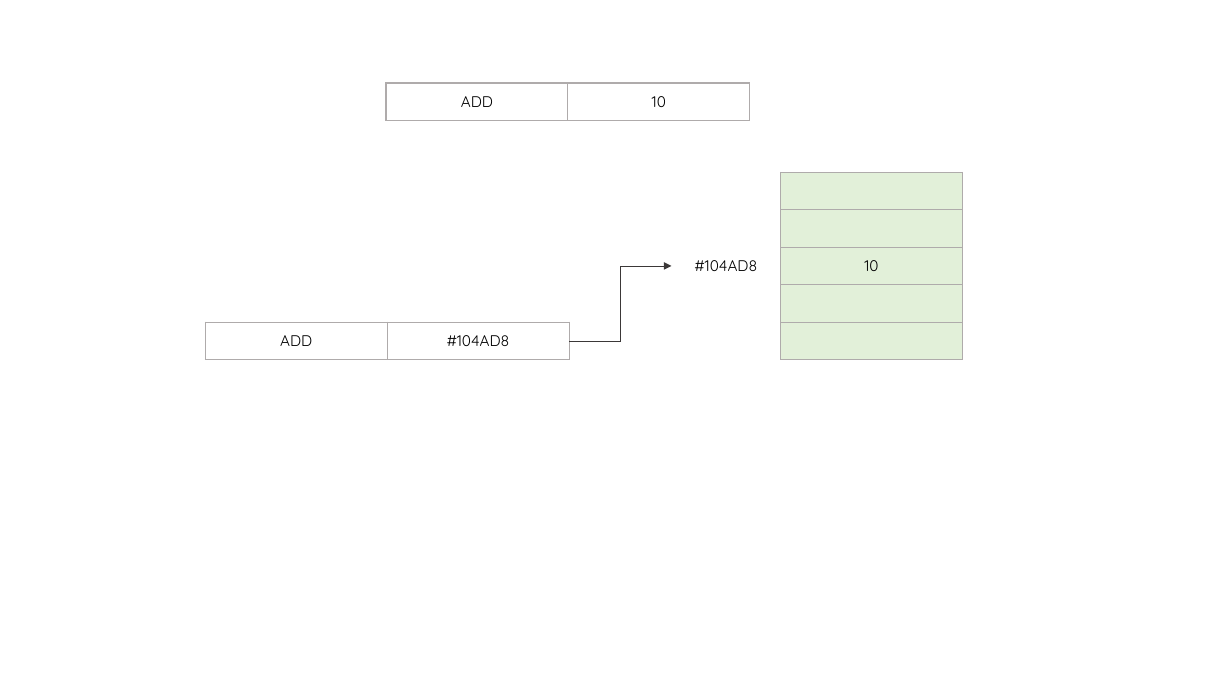
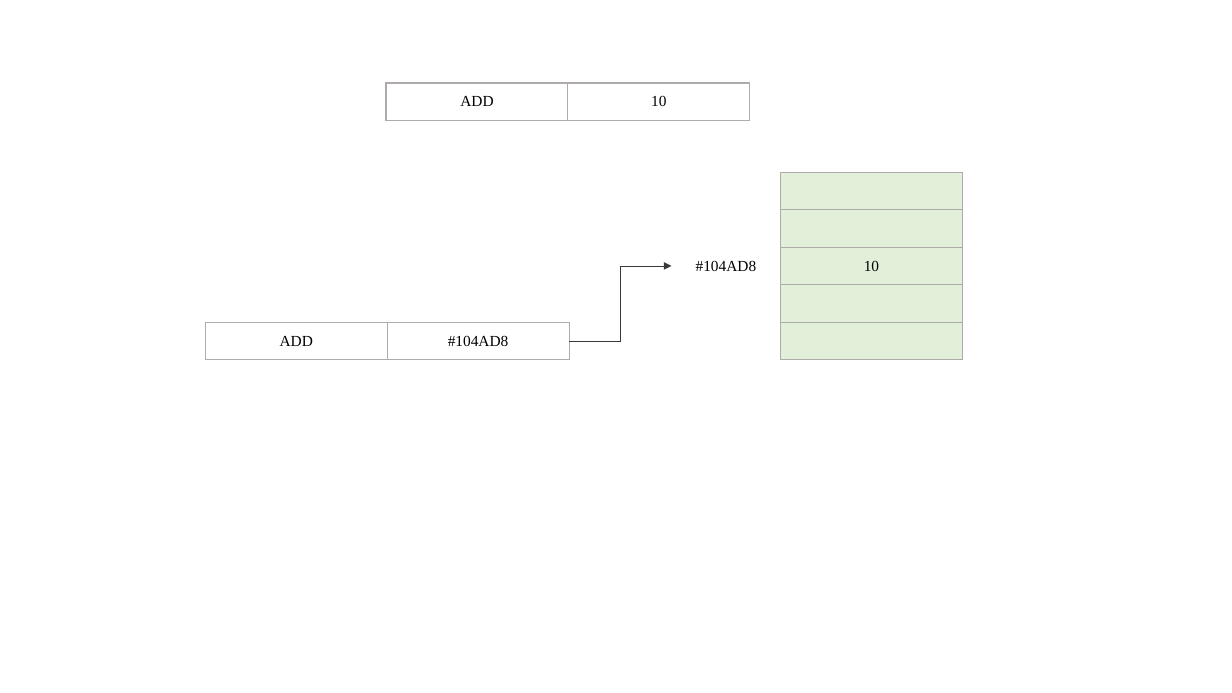
Before and after one commit to glplaman/glplaman.github.io, a slide deck: slide 24 of network/ppt/addressing.pptx. Drawn at 1232x693 pixels with LibreOffice and Linux fonts; fonts in the diff are those of the drawing. Boxes give left, top, right and bottom in pixels: in the first picture for what was removed or moved away, otherwise in the second. Text is boxed around its words. In the diff, an @@ line names an element or a change of style, - is before the commit and + after.

```diff
--- a/network/ppt/addressing.pptx
+++ b/network/ppt/addressing.pptx
@@ table at [386, 83, 750, 121] @@
@@ font Quicksand to Times New Roman @@
@@ table at [672, 172, 963, 360] @@
@@ font Quicksand to Times New Roman @@
@@ table at [205, 323, 569, 360] @@
@@ font Quicksand to Times New Roman @@
```
Also in this commit, not shown: 32 other slides changed, 15 other files.
